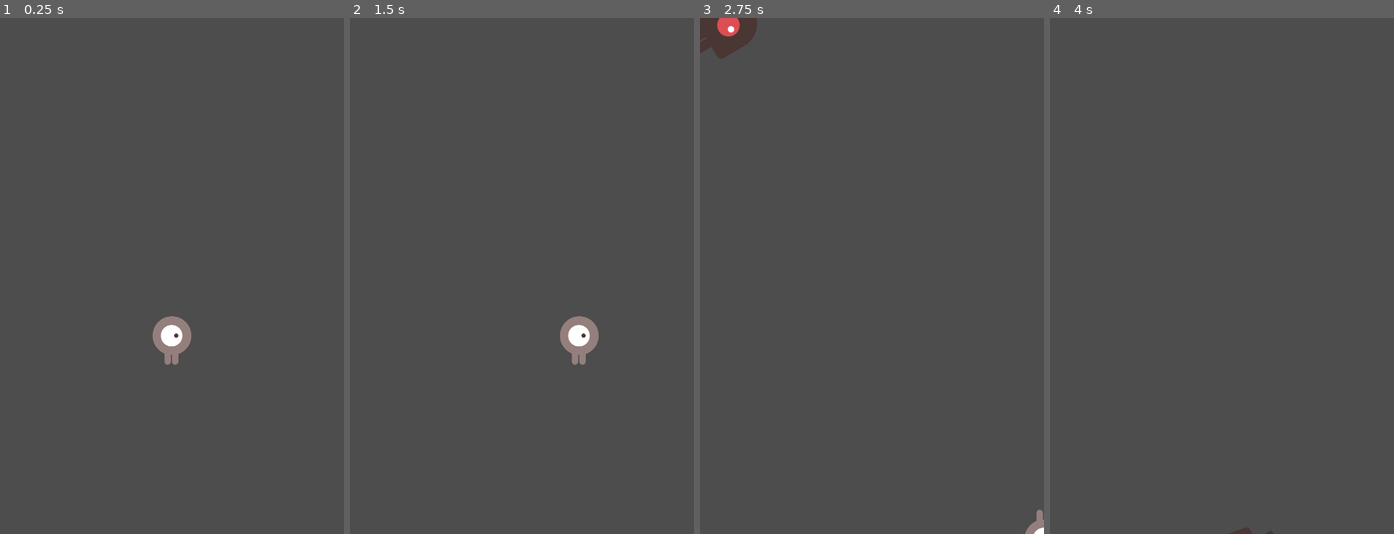
Above: before the commit, frames 1-4 (left to right).
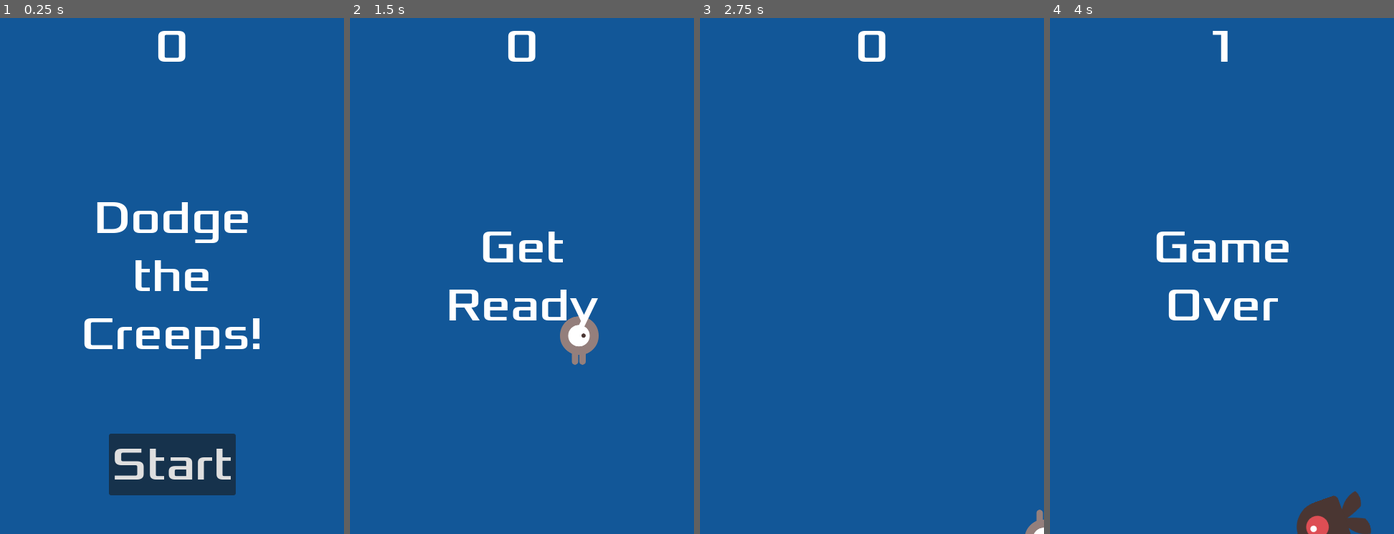
Above: after the commit, the same moments.

Repository: shrutidewan/tilde_gamedev
Game: Godot game, scene res://main.tscn
The game is run twice, just before and just after one commit, with the same random seed, the same clock (stepped at 60 frames per second) and the same inputs.
Inputs (mouse positions are in pixels of both pictures, inside the frame that each line leads up to):
- Up to frame 1 (0.25 s): no input
- Up to frame 2 (1.5 s): click (522, 466) at 0.5 s, where only the run after the commit has a clickable "Start"; tap Enter at 1.25 s; hold Right (move_right) from 1.28 s (still down)
- Up to frame 3 (2.75 s): release Right (move_right) at 2.03 s; hold Down (move_down) from 2.03 s (still down)
- Up to frame 4 (4 s): release Down (move_down) at 2.78 s; hold Right (move_right) 2.78-3.53 s; hold Up (move_up) from 3.53 s (still down)

The runs differ from the first frame. In frame 1, 100% of the frame differs, in the area x 0-100%, y 0-100%; in frame 2, 99%; in frame 3, 100%; in frame 4, 100%.

Commit message:
add UI and complete main game scene

Diff:
--- /dev/null
+++ b/dodge_the_creeps/HUD.gd
@@ -0,0 +1,34 @@
+extends CanvasLayer
+
+# Notifies `Main` node that the button has been pressed
+signal start_game
+
+func show_message(text):
+	$Message.text = text
+	$Message.show()
+	$MessageTimer.start()
+
+func show_game_over():
+	show_message("Game Over")
+	# Wait until the MessageTimer has counted down.
+	await $MessageTimer.timeout
+
+	$Message.text = "Dodge the\nCreeps!"
+	$Message.show()
+	# Make a one-shot timer and wait for it to finish.
+	await get_tree().create_timer(1.0).timeout
+	$StartButton.show()
+
+func update_score(score):
+	$ScoreLabel.text = str(score)
+
+
+
+func _on_message_timer_timeout():
+	$Message.hide()
+
+
+
+func _on_start_button_pressed():
+	$StartButton.hide()
+	start_game.emit()
--- /dev/null
+++ b/dodge_the_creeps/HUD.tscn
@@ -0,0 +1,63 @@
+[gd_scene load_steps=3 format=3 uid="uid://clb3c14b2ax4s"]
+
+[ext_resource type="Script" path="res://HUD.gd" id="1_7a75r"]
+[ext_resource type="FontFile" uid="uid://b1v71b8s1tn8i" path="res://fonts/Xolonium-Regular.ttf" id="2_bf6hk"]
+
+[node name="HUD" type="CanvasLayer"]
+script = ExtResource("1_7a75r")
+
+[node name="ScoreLabel" type="Label" parent="."]
+anchors_preset = 5
+anchor_left = 0.5
+anchor_right = 0.5
+offset_left = -45.0
+offset_right = 45.0
+offset_bottom = 81.0
+grow_horizontal = 2
+theme_override_fonts/font = ExtResource("2_bf6hk")
+theme_override_font_sizes/font_size = 64
+text = "0"
+horizontal_alignment = 1
+vertical_alignment = 1
+
+[node name="Message" type="Label" parent="."]
+anchors_preset = 8
+anchor_left = 0.5
+anchor_top = 0.5
+anchor_right = 0.5
+anchor_bottom = 0.5
+offset_left = -20.0
+offset_top = -11.5
+offset_right = 20.0
+offset_bottom = 11.5
+grow_horizontal = 2
+grow_vertical = 2
+theme_override_fonts/font = ExtResource("2_bf6hk")
+theme_override_font_sizes/font_size = 64
+text = "Dodge the Creeps!"
+horizontal_alignment = 1
+vertical_alignment = 1
+autowrap_mode = 2
+
+[node name="StartButton" type="Button" parent="."]
+anchors_preset = 7
+anchor_left = 0.5
+anchor_top = 1.0
+anchor_right = 0.5
+anchor_bottom = 1.0
+offset_left = -88.5
+offset_top = -140.0
+offset_right = 88.5
+offset_bottom = -54.0
+grow_horizontal = 2
+grow_vertical = 0
+theme_override_fonts/font = ExtResource("2_bf6hk")
+theme_override_font_sizes/font_size = 64
+text = "Start"
+
+[node name="MessageTimer" type="Timer" parent="."]
+wait_time = 2.0
+one_shot = true
+
+[connection signal="pressed" from="StartButton" to="." method="_on_start_button_pressed"]
+[connection signal="timeout" from="MessageTimer" to="." method="_on_message_timer_timeout"]
--- a/dodge_the_creeps/main.gd
+++ b/dodge_the_creeps/main.gd
@@ -7,11 +7,16 @@
 func game_over():
 	$ScoreTimer.stop()
 	$MobTimer.stop()
+	$HUD.show_game_over()
+
 
 func new_game():
 	score = 0
 	$Player.start($StartPosition.position)
 	$StartTimer.start()
+	$HUD.update_score(score)
+	$HUD.show_message("Get Ready")
+	get_tree().call_group("mobs", "queue_free")
 
 
 func _on_mob_timer_timeout():
@@ -42,11 +47,9 @@
 
 func _on_score_timer_timeout():
 	score += 1
+	$HUD.update_score(score)
 
 
 func _on_start_timer_timeout():
 	$MobTimer.start()
 	$ScoreTimer.start()
-
-func _ready():
-	new_game()
--- a/dodge_the_creeps/main.tscn
+++ b/dodge_the_creeps/main.tscn
@@ -1,8 +1,9 @@
-[gd_scene load_steps=5 format=3 uid="uid://bdavw5trpwaq0"]
+[gd_scene load_steps=6 format=3 uid="uid://bdavw5trpwaq0"]
 
 [ext_resource type="Script" path="res://main.gd" id="1_f16bn"]
 [ext_resource type="PackedScene" uid="uid://ciu3t6dlf57e0" path="res://player.tscn" id="1_n83jc"]
 [ext_resource type="PackedScene" uid="uid://bj2gmmjemoeam" path="res://mob.tscn" id="2_a370l"]
+[ext_resource type="PackedScene" uid="uid://clb3c14b2ax4s" path="res://HUD.tscn" id="4_rek2m"]
 
 [sub_resource type="Curve2D" id="Curve2D_xx60b"]
 _data = {
@@ -13,6 +14,14 @@
 [node name="Main" type="Node"]
 script = ExtResource("1_f16bn")
 mob_scene = ExtResource("2_a370l")
+
+[node name="ColorRect" type="ColorRect" parent="."]
+anchors_preset = 15
+anchor_right = 1.0
+anchor_bottom = 1.0
+grow_horizontal = 2
+grow_vertical = 2
+color = Color(0.0705882, 0.341176, 0.596078, 1)
 
 [node name="Player" parent="." instance=ExtResource("1_n83jc")]
 
@@ -32,7 +41,10 @@
 
 [node name="MobSpawnLocation" type="PathFollow2D" parent="MobPath"]
 
+[node name="HUD" parent="." instance=ExtResource("4_rek2m")]
+
 [connection signal="hit" from="Player" to="." method="game_over"]
 [connection signal="timeout" from="MobTimer" to="." method="_on_mob_timer_timeout"]
 [connection signal="timeout" from="ScoreTimer" to="." method="_on_score_timer_timeout"]
 [connection signal="timeout" from="StartTimer" to="." method="_on_start_timer_timeout"]
+[connection signal="start_game" from="HUD" to="." method="new_game"]
--- a/dodge_the_creeps/mob.tscn
+++ b/dodge_the_creeps/mob.tscn
@@ -46,7 +46,7 @@
 
 [sub_resource type="CapsuleShape2D" id="CapsuleShape2D_a6gbt"]
 
-[node name="Mob" type="RigidBody2D"]
+[node name="Mob" type="RigidBody2D" groups=["mobs"]]
 collision_mask = 0
 gravity_scale = 0.0
 script = ExtResource("7_6s5sr")
